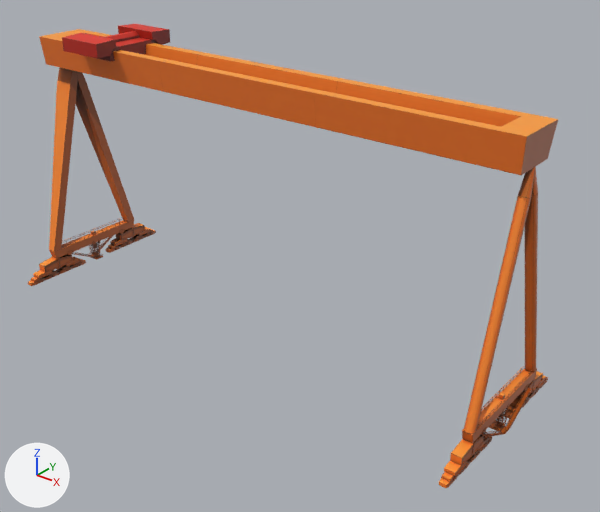
The glTF model apps/shell/public/models/goliath_crane.glb, before and after one commit.
Rendered twice from a camera (50 mm lens) standing at (115.8, -128.9, 102.7) and looking at (11.3, 1.8, 21.7). Arrows for +X, +Y and +Z are at lower left; the lights stay in place. The first picture is the older version. Where no turn or scale is listed for an object, it has been applied to the vertices. Vertices at exactly the same position are counted once.

The first picture shows 'Goliath Crane'.
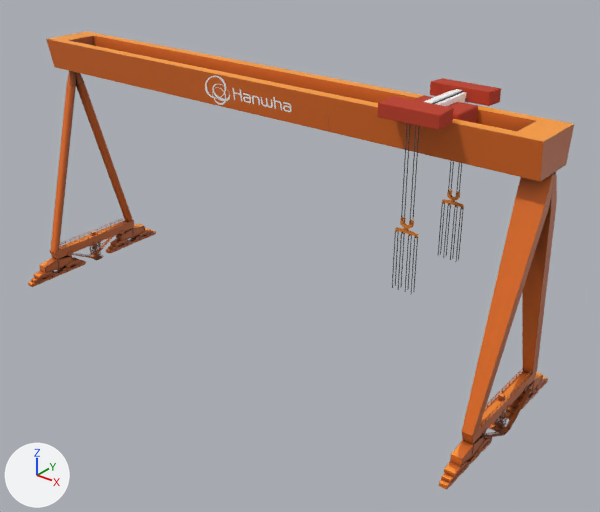
Where the newer file only moved an object's origin or applied its transform, the numbers keep the older frame.

Edits to the bpy script that builds the scene:
```text
Change me_goliath_crane:
    remove me_goliath_crane.from_pydata(...)  # 30220 vertices, 62050 faces; spans x -65.0..65.0, y -21.8..21.8, z -32.3..32.3
    add me_goliath_crane.from_pydata(...)  # 32719 vertices, 64495 faces; spans x -62.9..67.1, y -21.8..21.9, z -32.6..29.3
    me_goliath_crane part 1: the loose piece of 32 vertices spanning x -64.8..64.1, y -6.1..6.2, z 22.6..29.6 is turned -180 degrees about the z axis through its middle, then moved by (2.9, 0.0, -0.3)
    me_goliath_crane part 2: the loose piece of 296 vertices spanning x -61.8..-61.7, y -11.6..11.7, z -25.0..-24.0 is scaled about its middle by (-1.11, -1, 1), then moved by (123.7, -0.1, -0.3)
    me_goliath_crane part 3: the loose piece of 8 vertices spanning x -61.2..-60.3, y -0.4..0.5, z -29.2..-24.1 is turned -180 degrees about the z axis through its middle, then moved by (123.7, 0.0, -0.3)
    me_goliath_crane part 4: the loose piece of 296 vertices spanning x 63.8..63.9, y -11.6..11.7, z -25.0..-24.0 is rebuilt with 296 vertices and now spans x 63.8..63.9, y -11.7..11.6, z -25.3..-24.2
    me_goliath_crane part 5: the loose piece of 296 vertices spanning x -59.9..-59.8, y -11.6..11.7, z -25.0..-24.0 is rebuilt with 296 vertices and now spans x -59.9..-59.8, y -11.7..11.6, z -25.3..-24.2
    me_goliath_crane part 6: 101 loose pieces with 1600 vertices, spanning x -61.6..63.8, y -17.8..17.9, z -31.3..32.3, are deleted
    me_goliath_crane part 7: 381 vertices moved within x -62.2..-59.5, y -21.5..21.1, z -32.3..-27.7; 12124 vertices removed from x -65.0..-59.1, y -21.8..21.8, z -32.3..22.4; 13354 vertices added at x -62.9..-59.1, y -21.8..21.9, z -32.6..22.4
    me_goliath_crane part 8: 348 vertices moved within x 61.6..64.3, y -21.5..21.1, z -32.3..-27.7; 12448 vertices removed from x 61.3..65.0, y -21.8..21.8, z -32.3..22.7; 12706 vertices added at x 61.3..67.1, y -21.8..21.9, z -32.6..22.2
    me_goliath_crane part 9: 2579 vertices added at x -13.3..15.1, y -6.2..6.2, z 22.6..29.0
    other edits to the shape of me_goliath_crane do not show in these pictures
    add me_goliath_crane.materials.append(mat_material_016)  # white #ffffff
Add ob_goliath_crane_trolley_02:
    ob_goliath_crane_trolley_02 = bpy.data.objects.new('Goliath Crane_Trolley_02', me_goliath_crane_trolley_02)  # 24 vertices, 44 faces; spans x -5.67..5.67, y -3.59..3.59, z -1.88..1.88; in mat_material_017 (red #bb3d26)
    ob_goliath_crane_trolley_02.location = (44.7, 0.0, 60.6)
Add ob_goliath_crane_trolley_01:
    ob_goliath_crane_trolley_01 = bpy.data.objects.new('Goliath Crane_Trolley_01', me_goliath_crane_trolley_01)  # 4196 vertices, 8356 faces; spans x -6.1..6.1, y -11.0..11.0, z -17.8..17.8; in mat_material_016 (white #ffffff), mat_material_017 (red #bb3d26), mat_material_018 (black #252525), mat_material_019 (orange #dd812e), mat_material_020 (dark grey #4d4d4d)
    ob_goliath_crane_trolley_01.location = (44.8, 0.0, 46.5)
```

Where the change shows, as pixel boxes [x1, y1, x2, y2] in the pictures (600 x 512 px; the box of a moved part takes in the faces that stretch with it):
'Goliath Crane', reshaped
    before: [28, 24, 558, 488]
    after: [28, 31, 574, 489]
'Goliath Crane_Trolley_01', added
    after: [377, 78, 501, 294]
    faces in mat_material_017 (red #bb3d26): [377, 78, 501, 130]
    faces in mat_material_020 (dark grey #4d4d4d): [392, 102, 468, 294]
    faces in mat_material_016 (white #ffffff): [424, 89, 467, 106]
    faces in mat_material_019 (orange #dd812e): [395, 189, 464, 238]
'Goliath Crane_Trolley_02', added (red)
    after: [413, 95, 478, 123]
part 1 of me_goliath_crane, moved or reshaped
    before: [39, 29, 558, 175]
    after: [46, 31, 574, 182]
part 2 of me_goliath_crane, moved or reshaped
    before: [64, 217, 123, 242]
    after: [486, 368, 523, 407]
part 3 of me_goliath_crane, moved or reshaped
    before: [91, 230, 97, 248]
    after: [499, 394, 505, 418]
part 4 of me_goliath_crane, rebuilt
    before: [478, 369, 533, 425]
    after: [480, 371, 532, 426]
part 5 of me_goliath_crane, rebuilt
    before: [62, 219, 127, 247]
    after: [60, 220, 127, 248]
part 6 of me_goliath_crane, deleted
    before: [62, 24, 524, 417]
part 7 of me_goliath_crane, moved or reshaped
    before: [28, 67, 156, 286]
    after: [28, 71, 156, 287]
part 8 of me_goliath_crane, moved or reshaped
    before: [439, 167, 548, 488]
    after: [439, 172, 557, 489]
part 9 of me_goliath_crane, added
    after: [205, 76, 292, 112]
